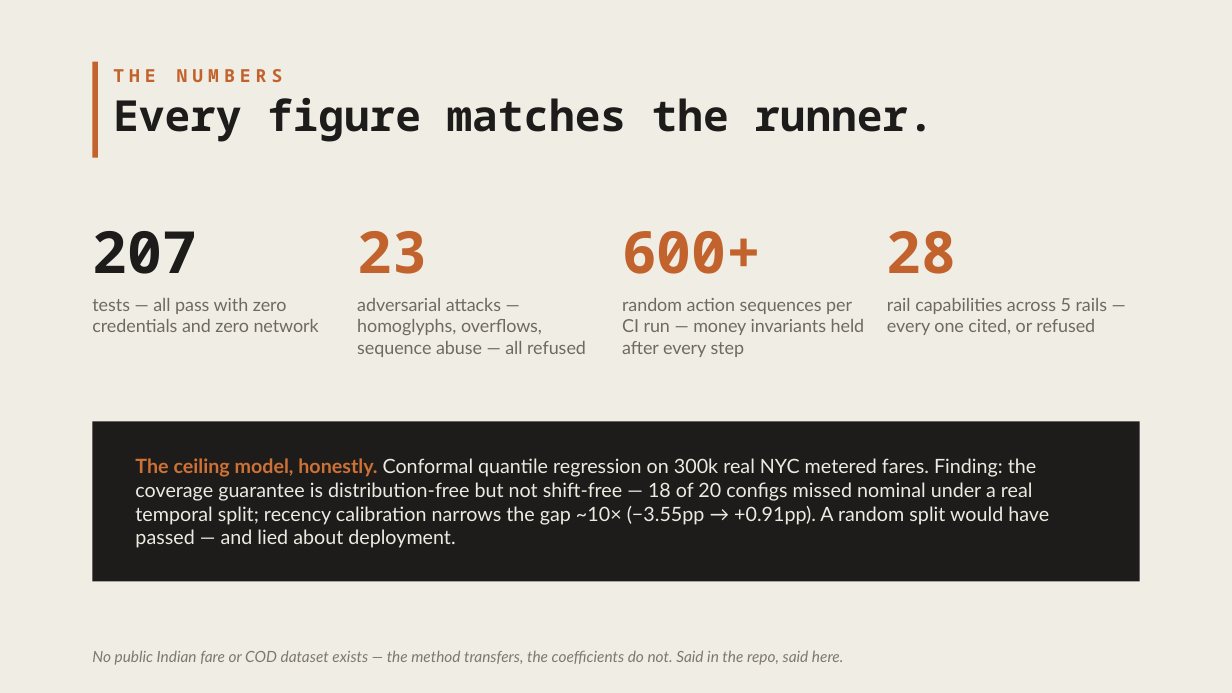
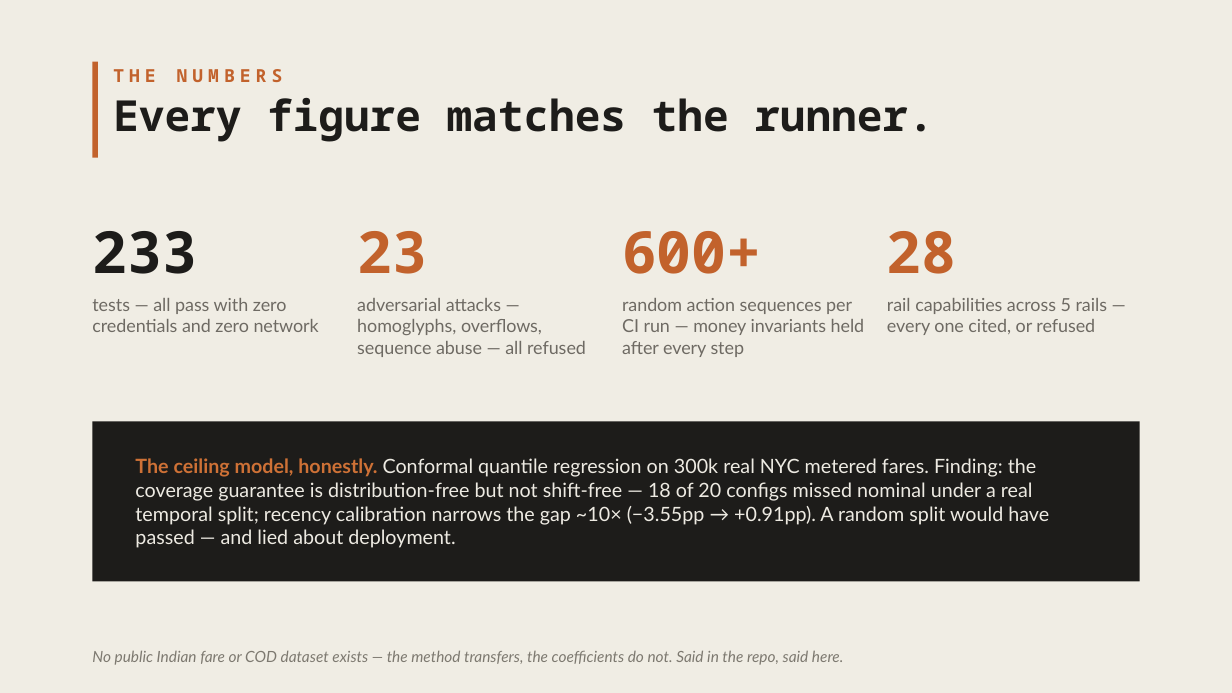
Before and after one commit to HERPESME/amanat, a slide deck: slide 10 of docs/pitch/amanat-deck.pptx. Drawn at 1232x693 pixels with LibreOffice and Linux fonts; fonts in the diff are those of the drawing. Boxes give left, top, right and bottom in pixels: in the first picture for what was removed or moved away, otherwise in the second. Text is boxed around its words. In the diff, an @@ line names an element or a change of style, - is before the commit and + after.

```diff
--- a/docs/pitch/amanat-deck.pptx
+++ b/docs/pitch/amanat-deck.pptx
@@ text at box(92, 231, 197, 274): text changed @@
-207
+233
```
Also in this commit, not shown: 3 other files.
